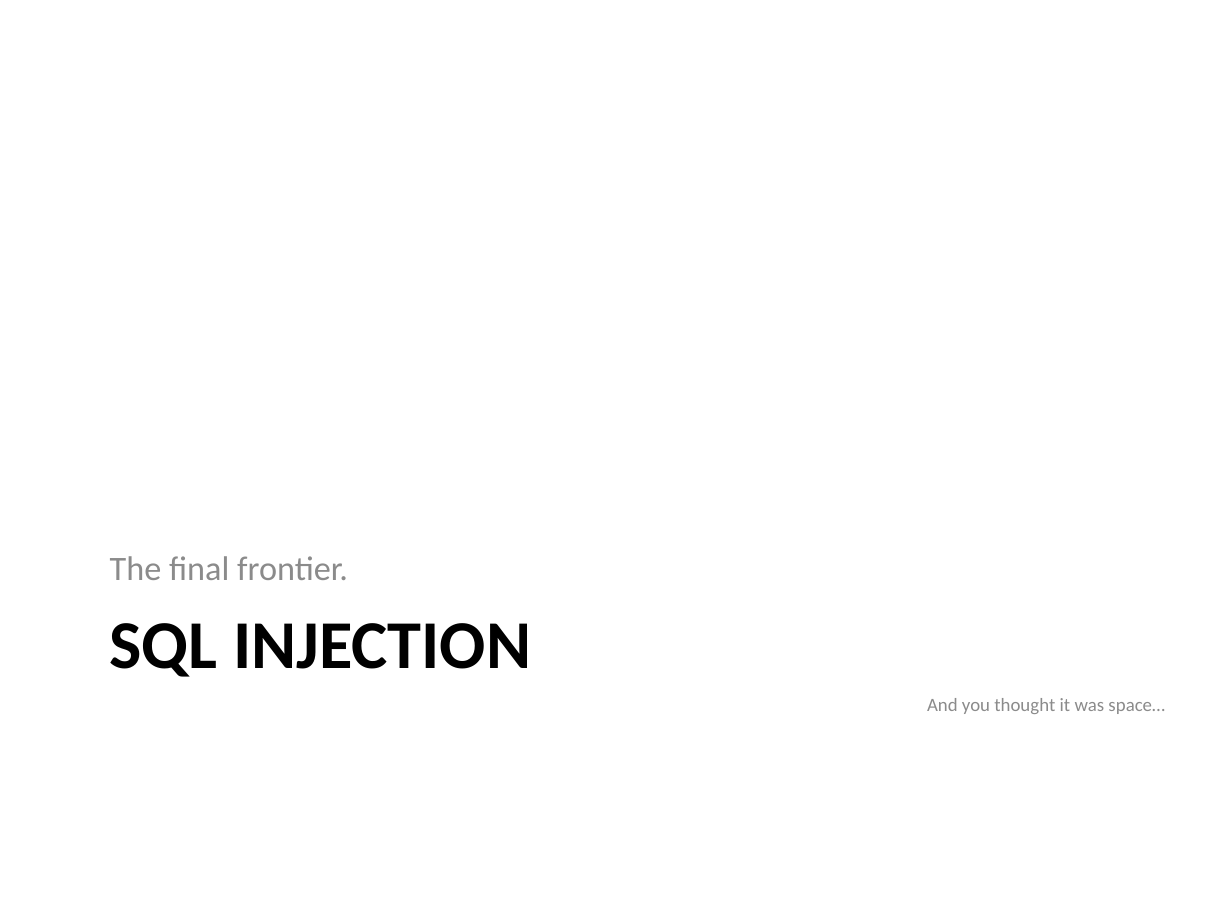
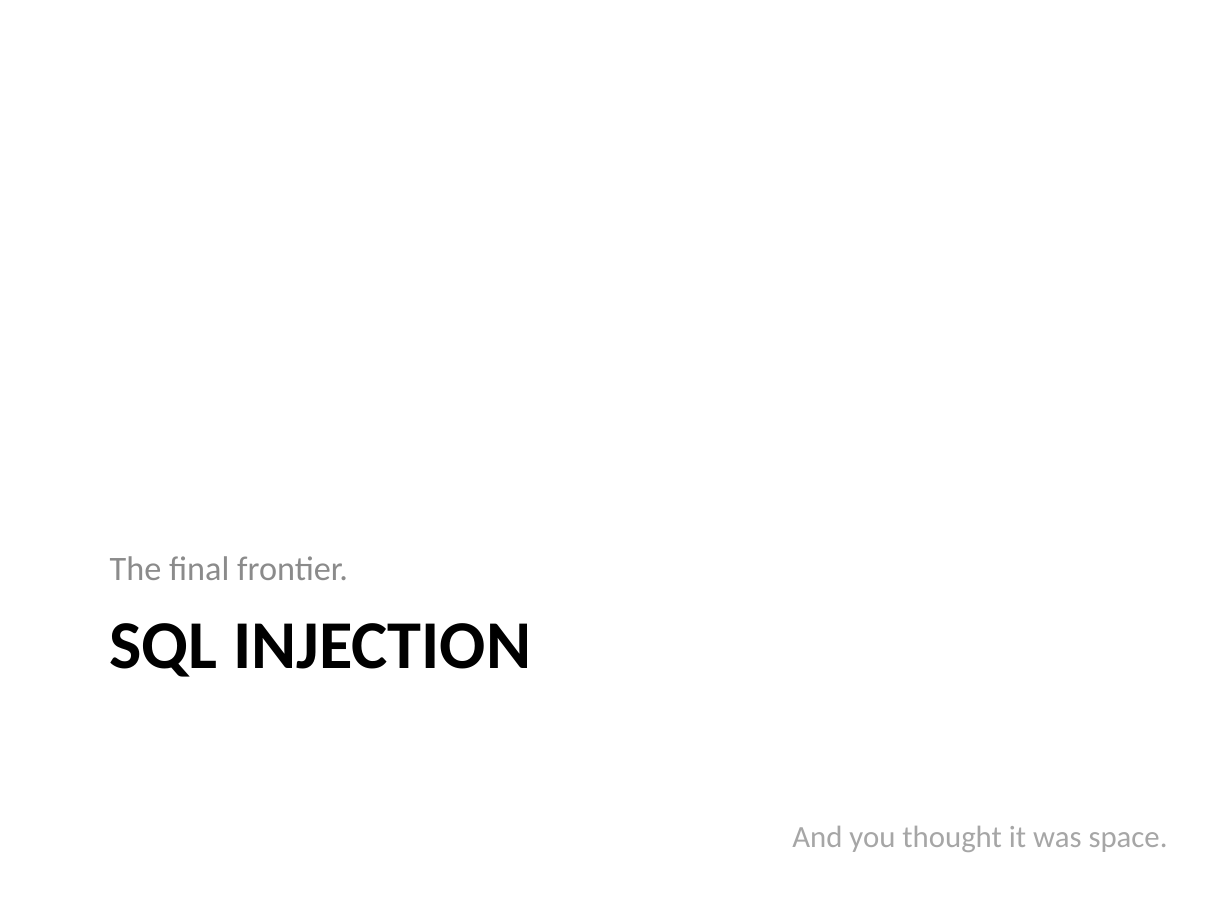
Before and after one commit to Chris-ScoutCorps/FxCop, a slide deck: slide 28 of FxCop.pptx (slide 15 before the commit). Drawn at 1232x924 pixels with LibreOffice and Linux fonts; fonts in the diff are those of the drawing. Boxes give left, top, right and bottom in pixels: in the first picture for what was removed or moved away, otherwise in the second. Text is boxed around its words. In the diff, an @@ line names an element or a change of style, - is before the commit and + after.

```diff
--- a/FxCop.pptx
+++ b/FxCop.pptx
@@ text "And you thought it was ..." at (792, 826, 1168, 852): vertical alignment bottom to top @@
@@ text at (792, 826, 1168, 852): text changed; size 11 to 18 pt; text colour #8C8C8C to #A6A6A6 @@
-And you thought it was space…
+And you thought it was space.
```
Also in this commit, not shown: 3 other slides changed, 22 slides added.
